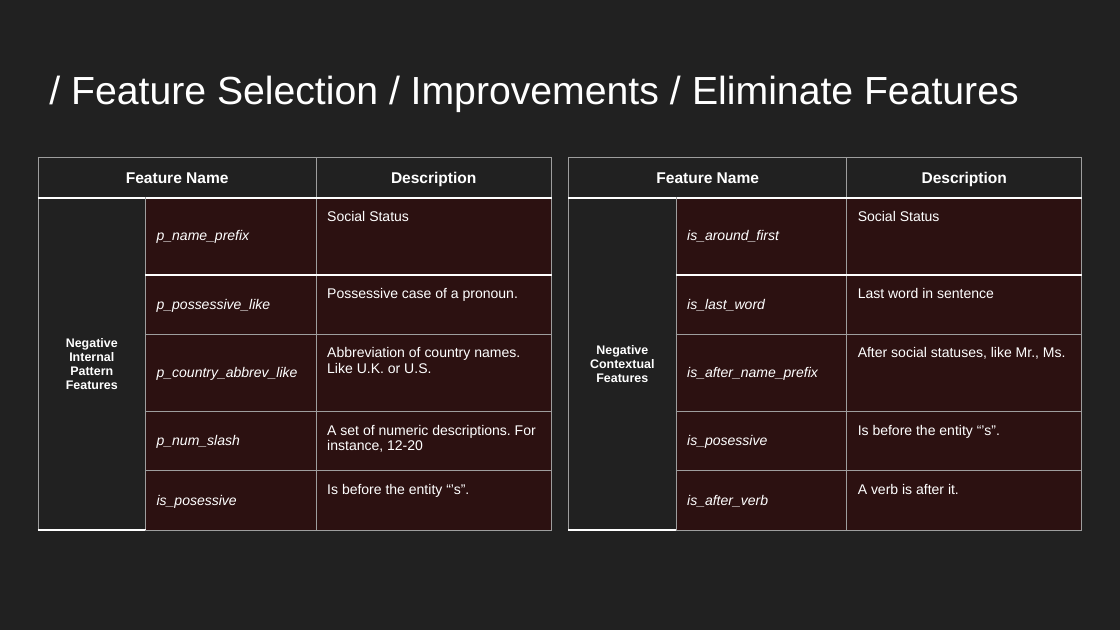
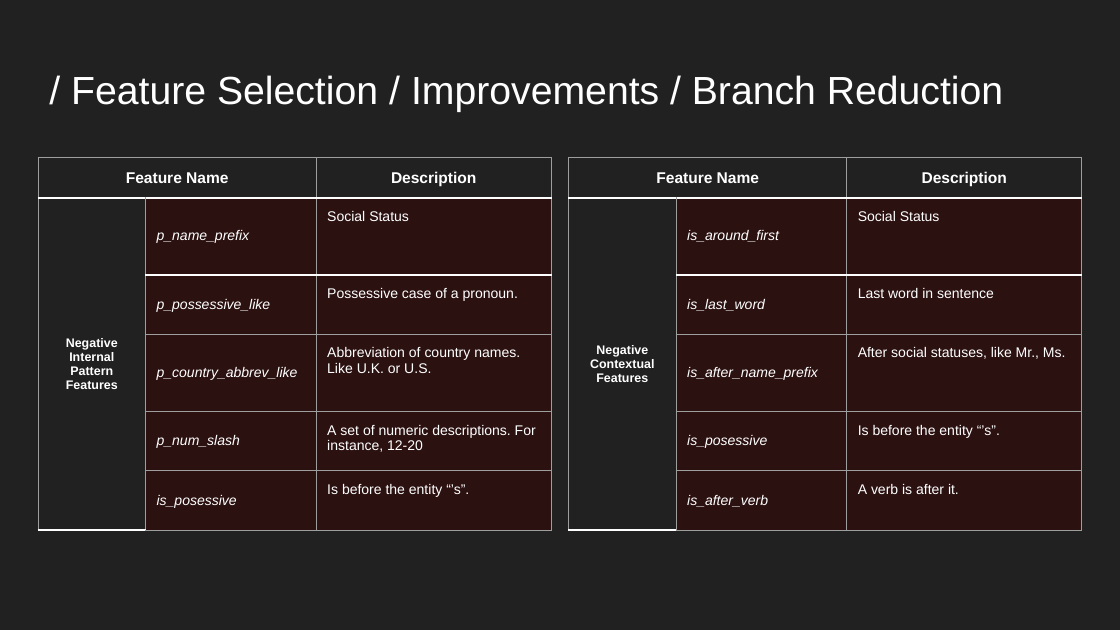
Before and after one commit to YanzhenHuang/CISC3025-Name-Entity, a slide deck: slide 10 of CISC3025-Project3-Presentation.pptx. Drawn at 1120x630 pixels with LibreOffice and Linux fonts; fonts in the diff are those of the drawing. Boxes give left, top, right and bottom in pixels: in the first picture for what was removed or moved away, otherwise in the second. Text is boxed around its words. In the diff, an @@ line names an element or a change of style, - is before the commit and + after.

```diff
--- a/CISC3025-Project3-Presentation.pptx
+++ b/CISC3025-Project3-Presentation.pptx
@@ title at (x1=71, y1=75, x2=1003, y2=112): text changed @@
-/ Feature Selection / Improvements / Eliminate Features
+/ Feature Selection / Improvements / Branch Reduction
```
Also in this commit, not shown: 4 other slides changed.
